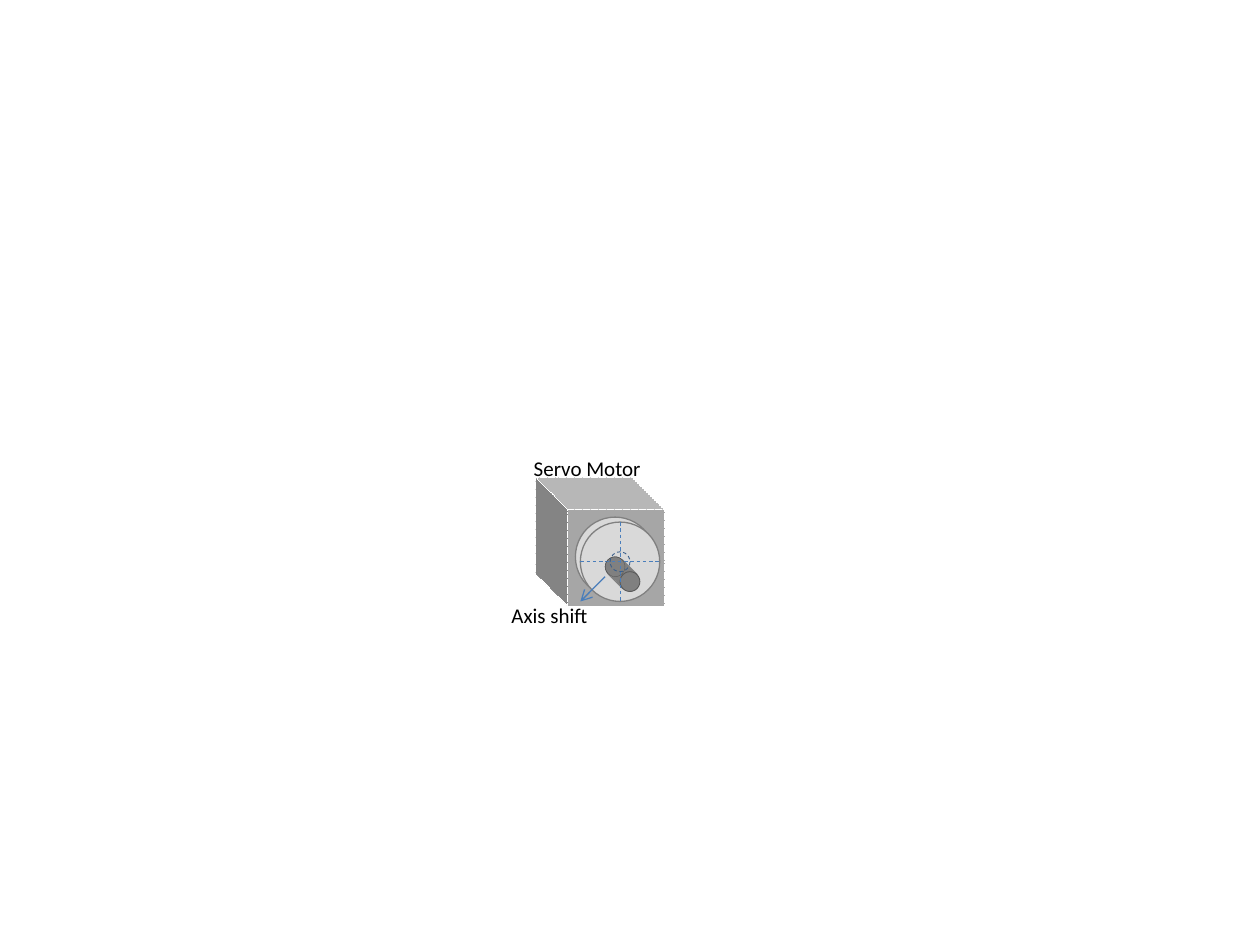
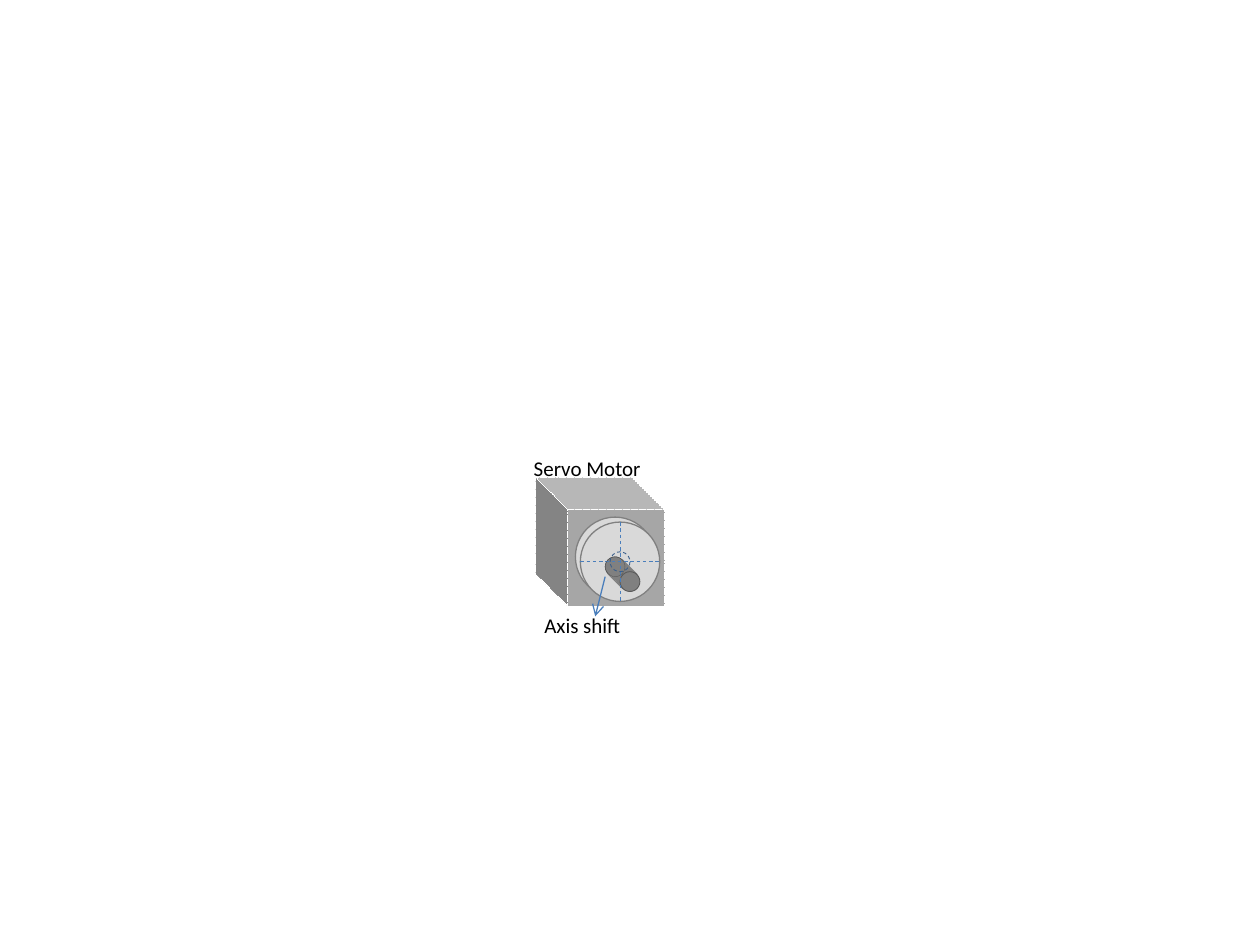
Before and after one commit to SerhatOzkucuk/PhD-Works, a slide deck: slide 5 of Parameter Estimation Works/review_IEEE Transaction on industrial electronics format/TRANS-JOUR/word/review_paper_drawings.pptx. Drawn at 1260x945 pixels with LibreOffice and Linux fonts; fonts in the diff are those of the drawing. Boxes give left, top, right and bottom in pixels: in the first picture for what was removed or moved away, otherwise in the second. Text is boxed around its words. In the diff, an @@ line names an element or a change of style, - is before the commit and + after.

```diff
--- a/Parameter Estimation Works/review_IEEE Transaction on industrial electronics format/TRANS-JOUR/word/review_paper_drawings.pptx
+++ b/Parameter Estimation Works/review_IEEE Transaction on industrial electronics format/TRANS-JOUR/word/review_paper_drawings.pptx
@@ arrow moved from (605, 577) - (581, 601) to (605, 577) - (595, 616) @@
@@ text "Axis shift": place and size @@
-text "Axis shift" at [511,608,587,623]
+text "Axis shift" at [544,618,620,633]
```
Also in this commit, not shown: 8 other slides changed, 3 slides added, 5 other files.
